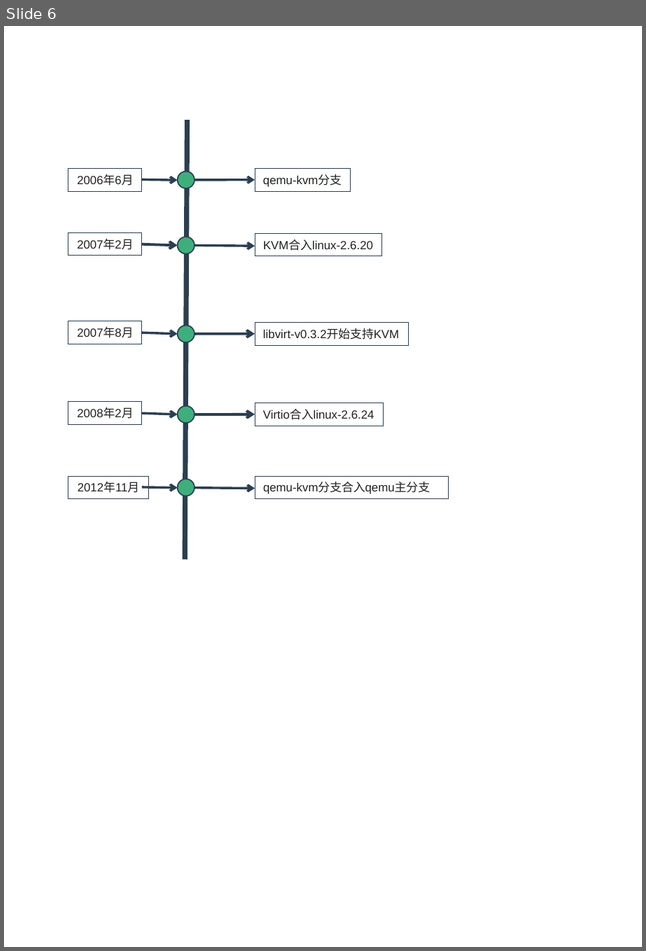
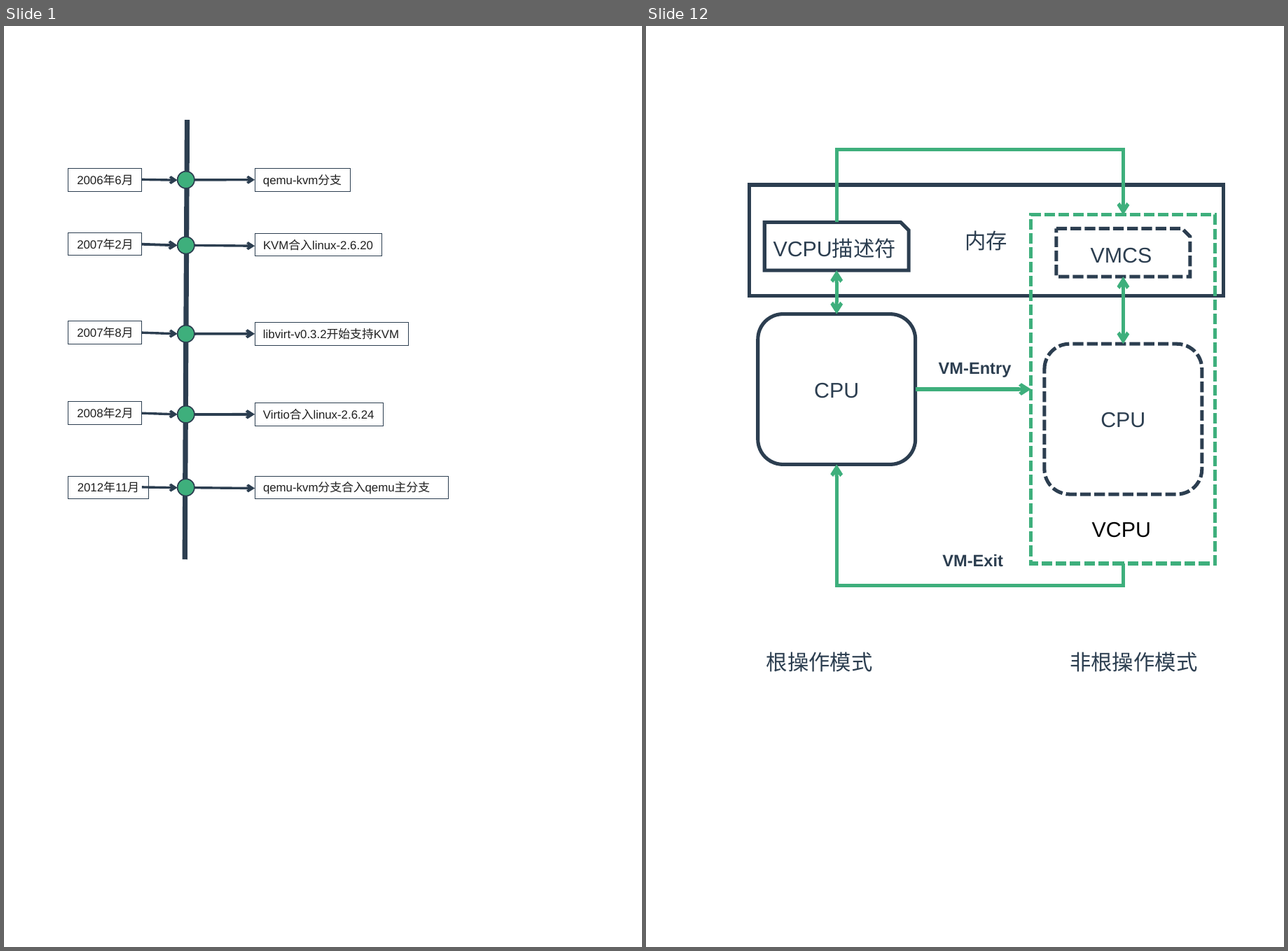
Before and after one commit to zaiqiang-dong/zaiqiang, a slide deck: picture/ppt/vitrualization/vitrualization.pptx. Shown side by side, each under a label of ours: slide 6 before the commit, slides 1 and 12 after it; the slides between them are not shown. The pictures are 646x951 and 1288x951 pixels, drawn with LibreOffice and Linux fonts; fonts in the diff are those of the drawing. Boxes give left, top, right and bottom in pixels: in the first picture for what was removed or moved away, otherwise in the second. Text is boxed around its words. In the diff, an @@ line names an element or a change of style, - is before the commit and + after.

```diff
--- a/picture/ppt/vitrualization/vitrualization.pptx
+++ b/picture/ppt/vitrualization/vitrualization.pptx
@@ slide 12 added at (646, 26, 1284, 947), background #FFFFFF @@
@@ elbow arrow added from (836, 223) to (1123, 215), #3EAF7C 3 pt @@
@@ rectangle added at (749, 185, 1223, 296), outline #2C3E50 3 pt, 18 pt, text #2C3E50 @@
+内存
@@ snip rect added at (764, 223, 908, 271), outline #2C3E50 3 pt, 18 pt, text #2C3E50 @@
+VCPU描述符
@@ rectangle added at (1031, 215, 1216, 564), outline #3EAF7C 3 pt dashed @@
@@ snip rect added at (1056, 228, 1189, 277), outline #2C3E50 3 pt dashed, 18 pt, text #2C3E50 @@
+VMCS
@@ double arrow added from (836, 270) to (836, 314), #3EAF7C 3 pt @@
@@ double arrow added from (1123, 277) to (1123, 344), #3EAF7C 3 pt @@
@@ rounded rectangle added at (758, 314, 916, 465), outline #2C3E50 3 pt, 18 pt, text #2C3E50 @@
+CPU
@@ rounded rectangle added at (1044, 344, 1201, 494), outline #2C3E50 3 pt dashed, 18 pt, text #2C3E50 @@
+CPU
@@ text added at (939, 362, 1011, 377), 14 pt, text #2C3E50, bold @@
+VM-Entry
@@ arrow added from (916, 389) to (1031, 389), #3EAF7C 3 pt @@
@@ elbow arrow added from (1123, 564) to (836, 464), #3EAF7C 3 pt @@
@@ text added at (1092, 522, 1151, 538), 18 pt, text #000000 @@
+VCPU
@@ text added at (942, 554, 1003, 566), 14 pt, text #2C3E50, bold @@
+VM-Exit
@@ text added at (766, 652, 873, 672), 18 pt, text #2C3E50 @@
+根操作模式
@@ text added at (1070, 652, 1197, 672), 18 pt, text #2C3E50 @@
+非根操作模式
@@ what was slide 6 is now slide 1 @@
```
Also in this commit, not shown: 1 slide changed, 16 other slides added, 3 slides removed, 10 other files.
